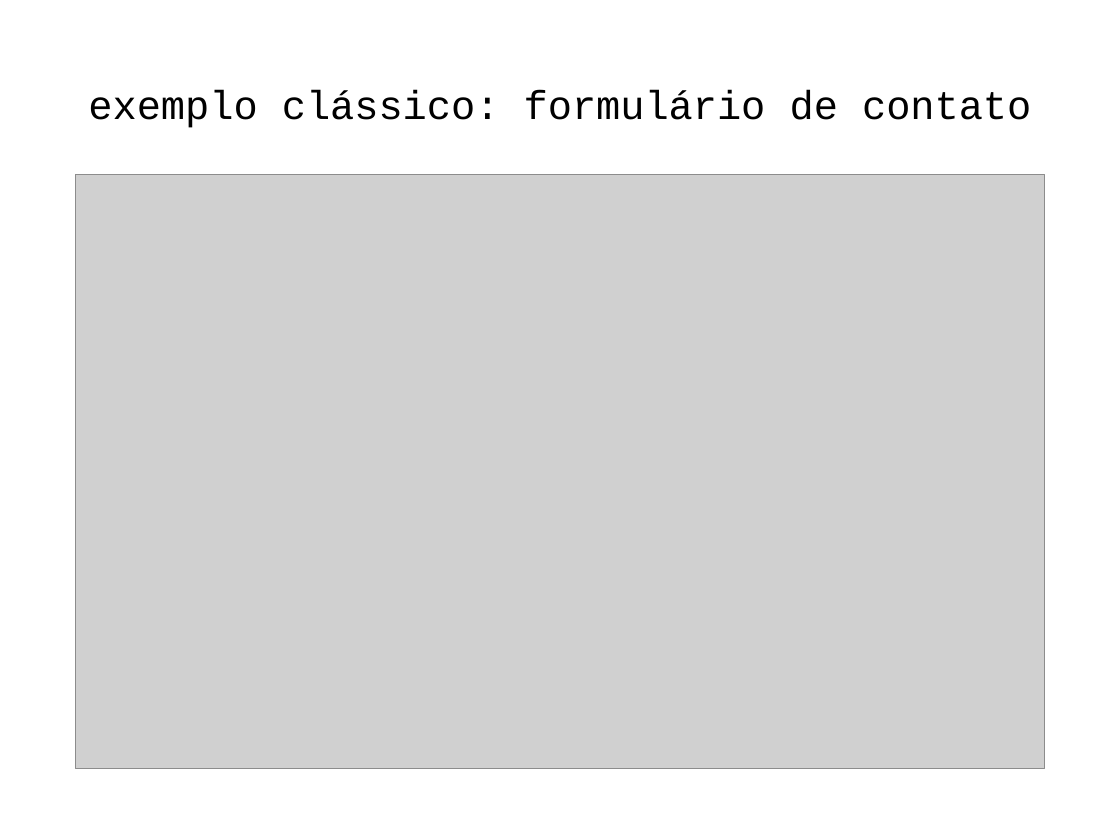
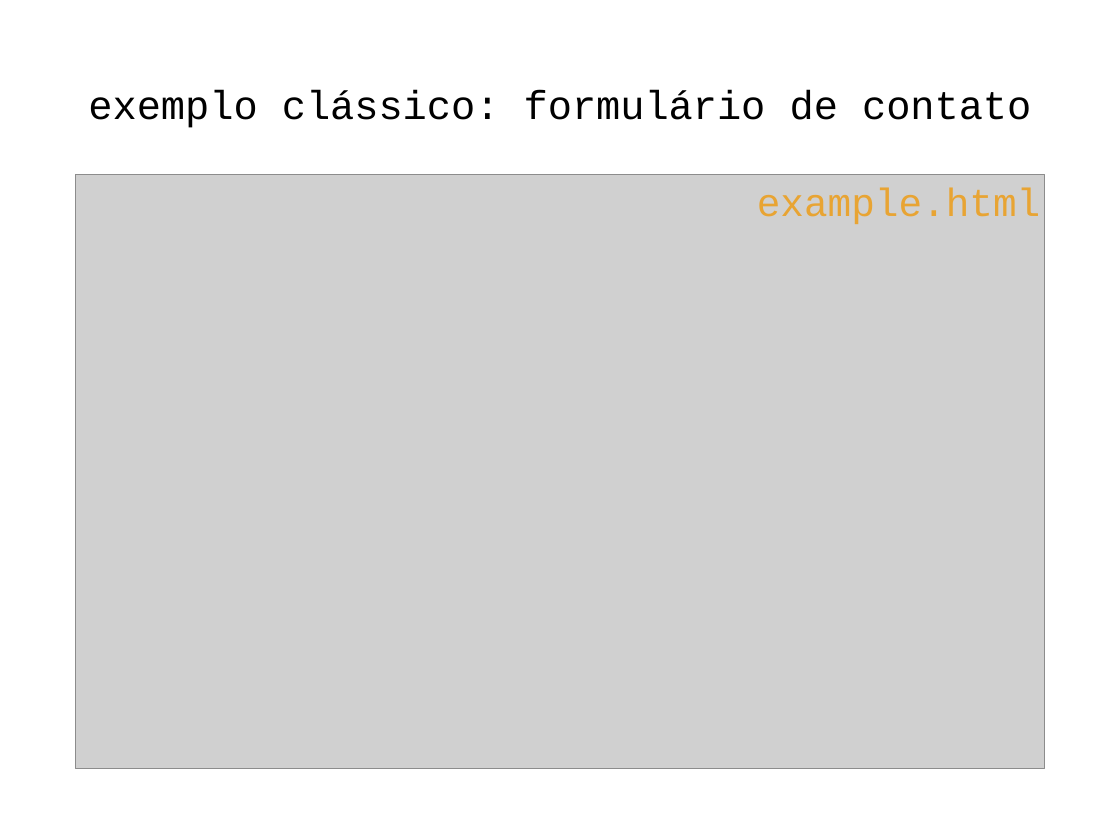
Before and after one commit to romulocollopy/segregated-dom-keynote, a slide deck: slide 9 of segregated dom v2.pptx. Drawn at 1120x840 pixels with LibreOffice and Linux fonts; fonts in the diff are those of the drawing; grey boxes stand for pictures. Boxes give left, top, right and bottom in pixels: in the first picture for what was removed or moved away, otherwise in the second. Text is boxed around its words. In the diff, an @@ line names an element or a change of style, - is before the commit and + after.

```diff
--- a/segregated dom v2.pptx
+++ b/segregated dom v2.pptx
@@ text added at (757, 188, 1041, 224), 36 pt, text #E8A433 @@
+example.html
```
Also in this commit, not shown: 5 other slides changed, 2 other files.
